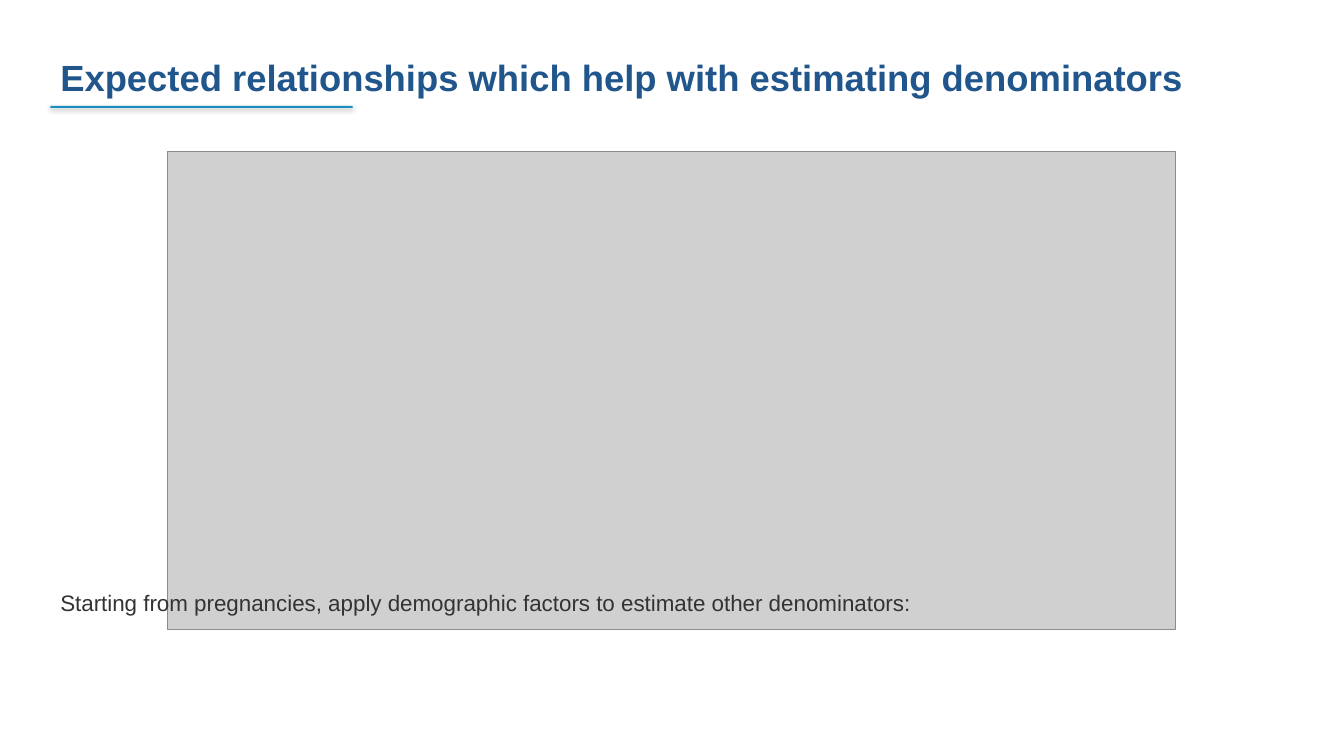
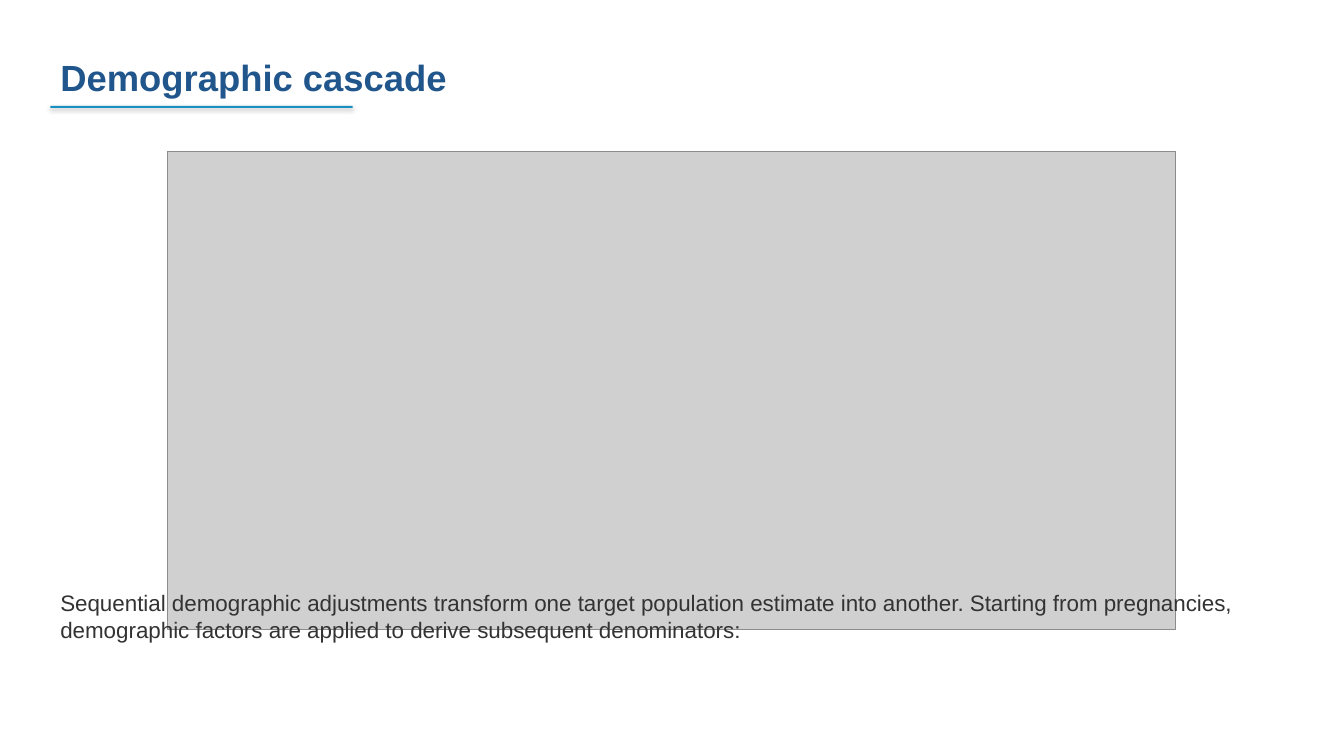
Before and after one commit to FASTR-Analytics/fastr-resource-hub, a slide deck: slide 75 of outputs/2026-zambia_deck.pptx (slide 77 before the commit). Drawn at 1344x756 pixels with LibreOffice and Linux fonts; fonts in the diff are those of the drawing; grey boxes stand for pictures. Boxes give left, top, right and bottom in pixels: in the first picture for what was removed or moved away, otherwise in the second. Text is boxed around its words. In the diff, an @@ line names an element or a change of style, - is before the commit and + after.

```diff
--- a/outputs/2026-zambia_deck.pptx
+++ b/outputs/2026-zambia_deck.pptx
@@ text at <box>60,64,447,99</box>: text changed @@
-Expected relationships which help with estimating denominators
+Demographic cascade
@@ text at <box>60,594,1232,644</box>: text changed @@
-Starting from pregnancies, apply demographic factors to estimate other denominators:
+Sequential demographic adjustments transform one target population estimate into another. Starting from pregnancies, demographic factors are applied to derive subsequent denominators:
```
Also in this commit, not shown: 25 other slides changed, 24 slides added, 39 slides removed, 12 other files.
